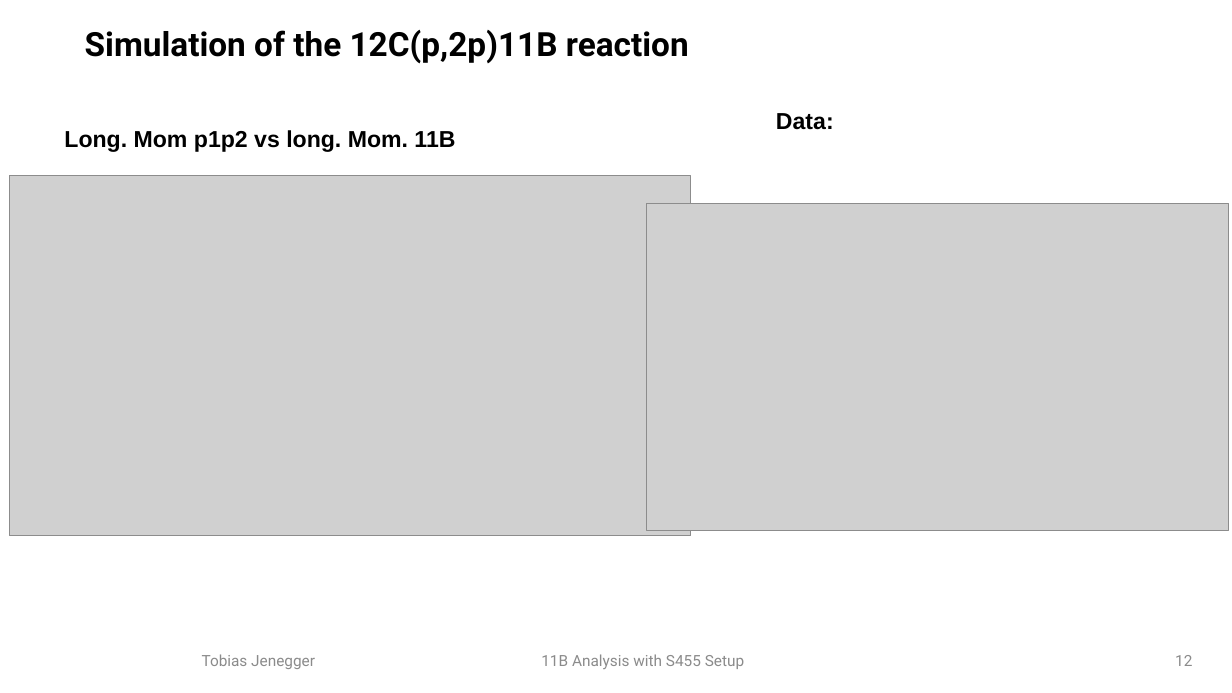
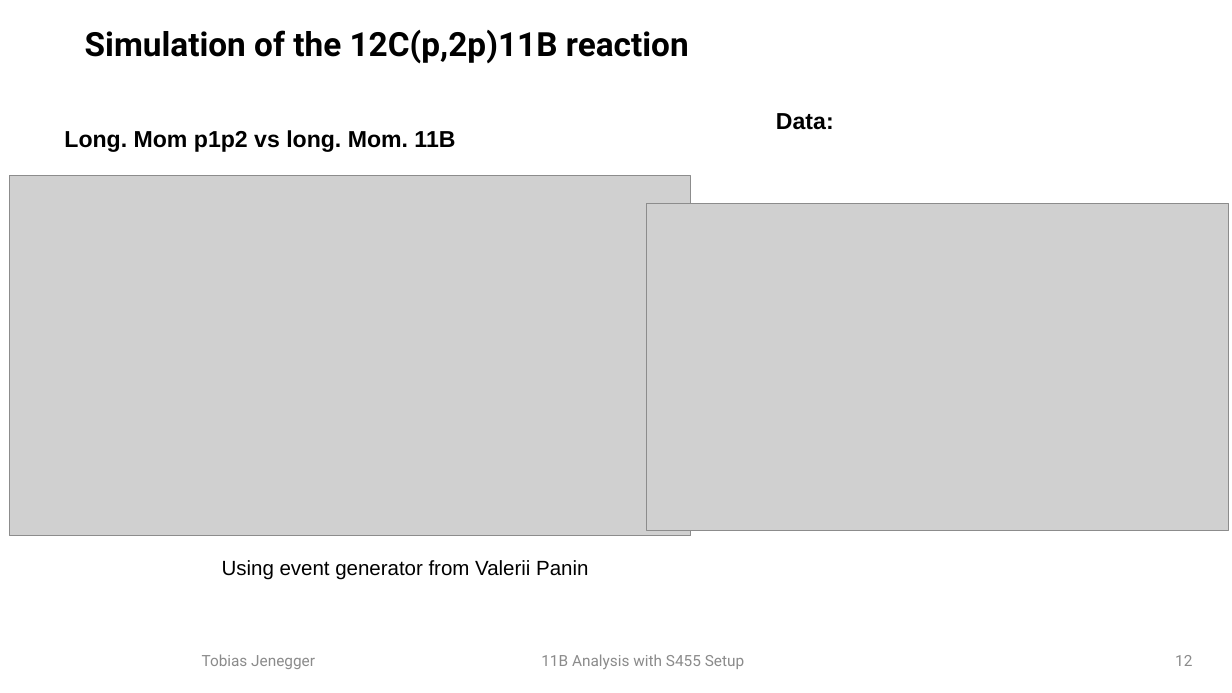
Before and after one commit to jenegger/r3b_wg, a slide deck: slide 12 of presentation_wg.odp. Drawn at 1232x693 pixels with LibreOffice and Linux fonts; fonts in the diff are those of the drawing; grey boxes stand for pictures; background and template pictures are left out. Boxes give left, top, right and bottom in pixels: in the first picture for what was removed or moved away, otherwise in the second. Text is boxed around its words. In the diff, an @@ line names an element or a change of style, - is before the commit and + after.

```diff
--- a/presentation_wg.odp
+++ b/presentation_wg.odp
@@ text added at (222, 560, 588, 580), 16 pt, text #000000 @@
+Using event generator from Valerii Panin
```
Also in this commit, not shown: 2 other slides changed, 1 slide added, 2 other files.
